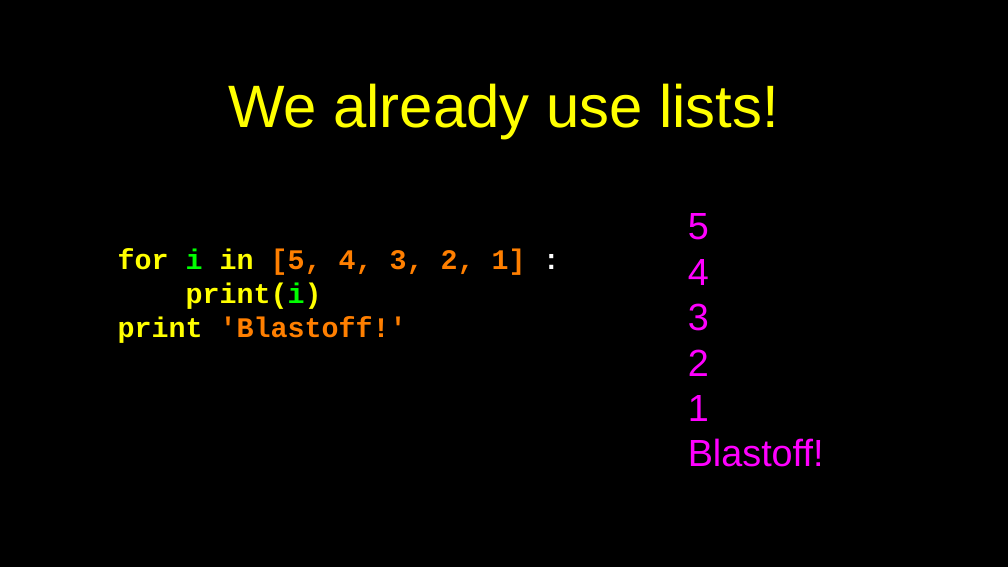
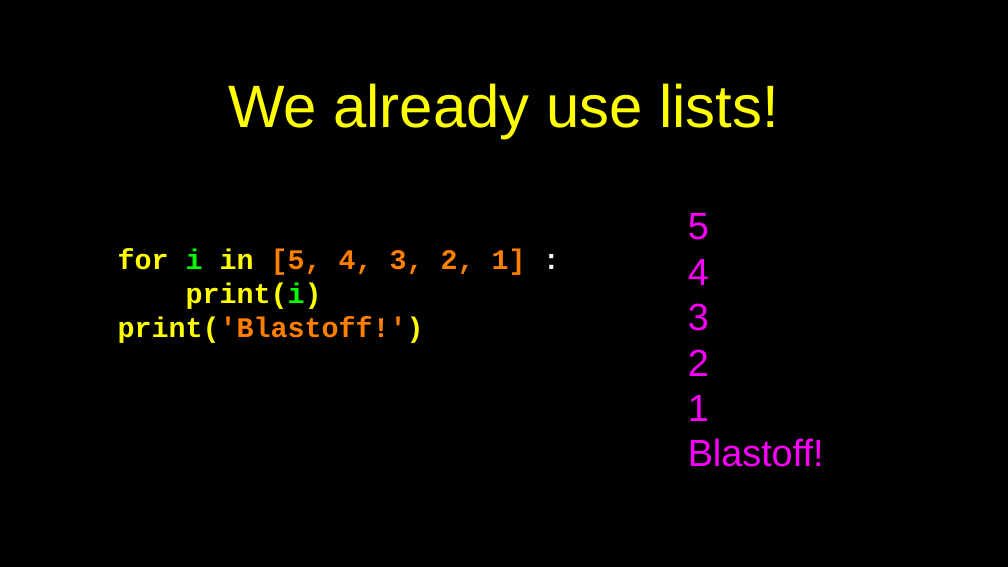
Before and after one commit to csev/py4e, a slide deck: slide 5 of lectures3/Pythonlearn-08-Lists.pptx. Drawn at 1008x567 pixels with LibreOffice and Linux fonts; fonts in the diff are those of the drawing. Boxes give left, top, right and bottom in pixels: in the first picture for what was removed or moved away, otherwise in the second. Text is boxed around its words. In the diff, an @@ line names an element or a change of style, - is before the commit and + after.

```diff
--- a/lectures3/Pythonlearn-08-Lists.pptx
+++ b/lectures3/Pythonlearn-08-Lists.pptx
@@ text at box(118, 317, 424, 343): text changed @@
-print 'Blastoff!'
+print('Blastoff!')
```
Also in this commit, not shown: 4 other files.
